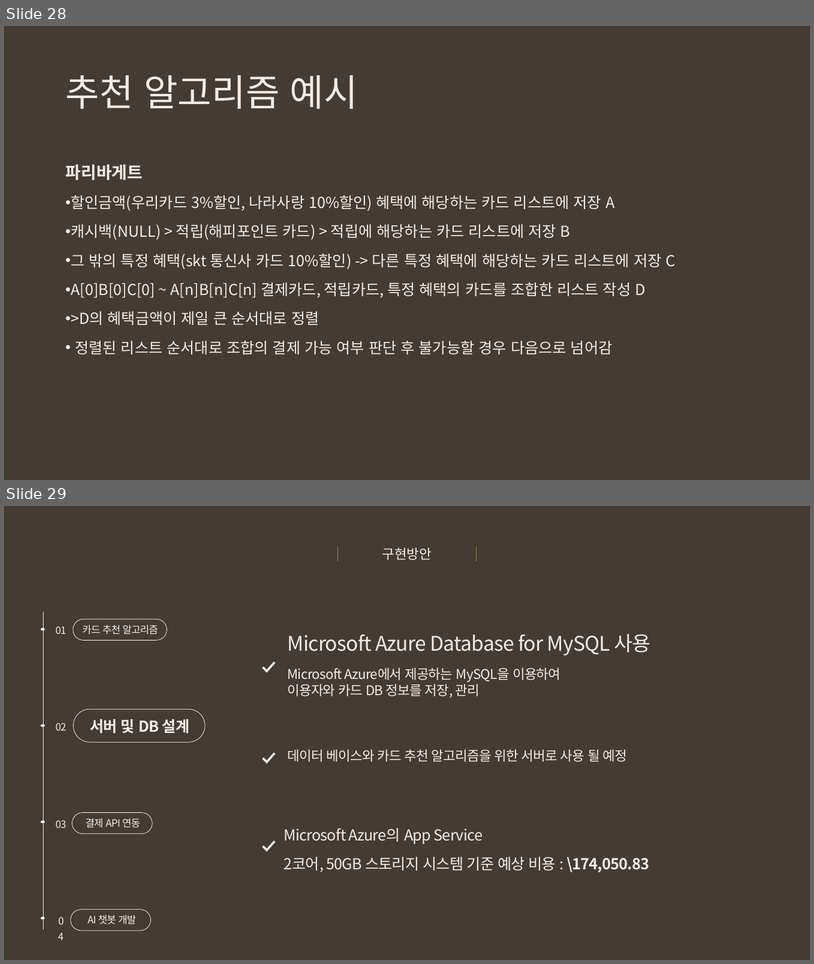
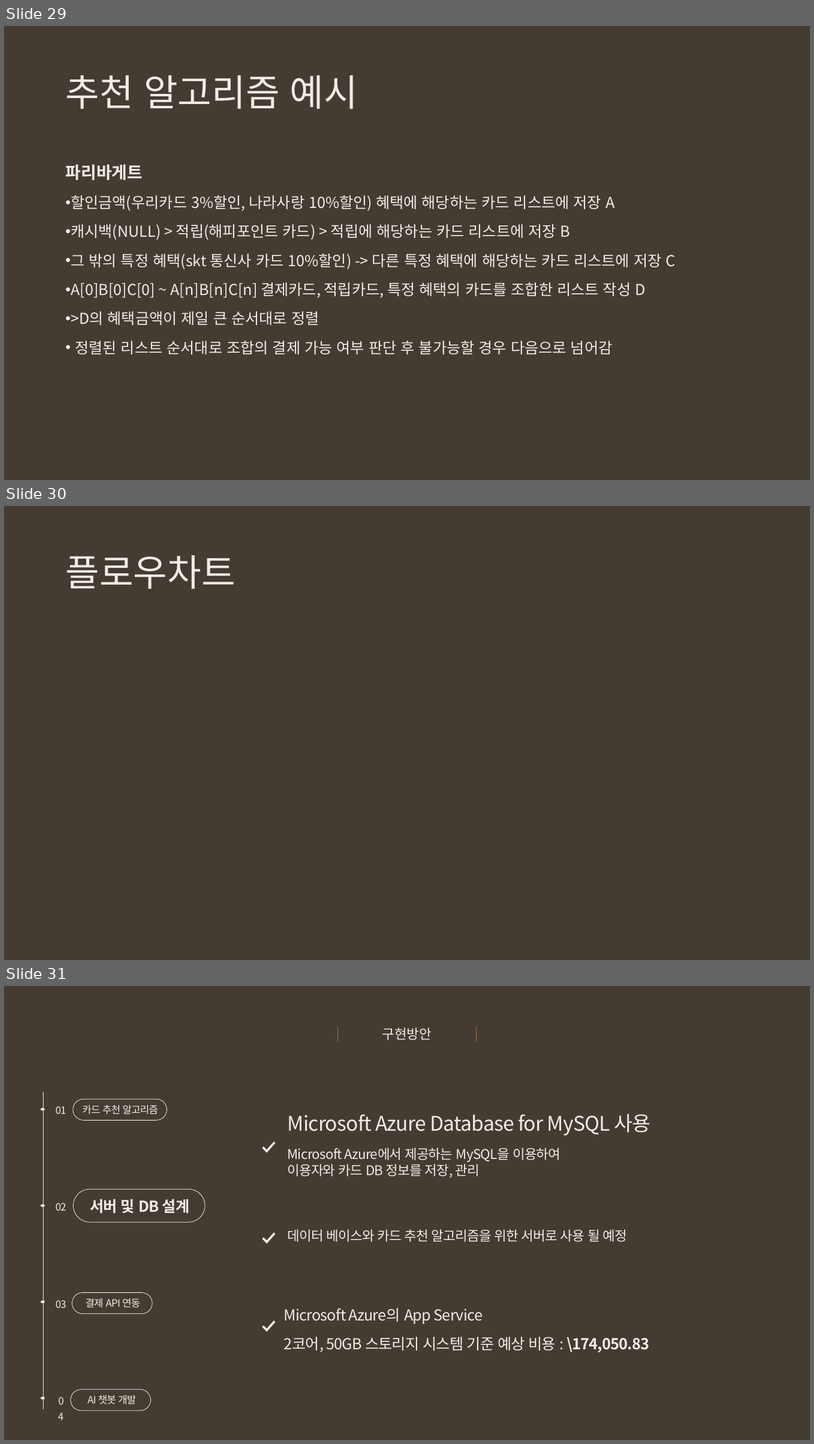
Before and after one commit to snr1229/Content_designing_Presentations, a slide deck: 사업계획서/Week11/EWon_중간고사대체 발표자료_2차 제출.pptx. Shown one above the other, each under a label of ours: slides 28 and 29 before the commit, slides 29, 30 and 31 after it. The pictures are 814x964 and 814x1444 pixels, drawn with LibreOffice and Linux fonts; fonts in the diff are those of the drawing. Boxes give left, top, right and bottom in pixels: in the first picture for what was removed or moved away, otherwise in the second. Text is boxed around its words. In the diff, an @@ line names an element or a change of style, - is before the commit and + after.

```diff
--- a/사업계획서/Week11/EWon_중간고사대체 발표자료_2차 제출.pptx
+++ b/사업계획서/Week11/EWon_중간고사대체 발표자료_2차 제출.pptx
@@ slide 30 added at (4, 506, 810, 960), background #443B32 @@
@@ title added at (65, 555, 236, 589), 44 pt, text #F1ECE6 @@
+플로우차트
@@ what was slide 28 is now slide 29 @@
@@ what was slide 29 is now slide 31 @@
```
Also in this commit, not shown: 5 slides changed, 1 other slide added, 2 other files.
